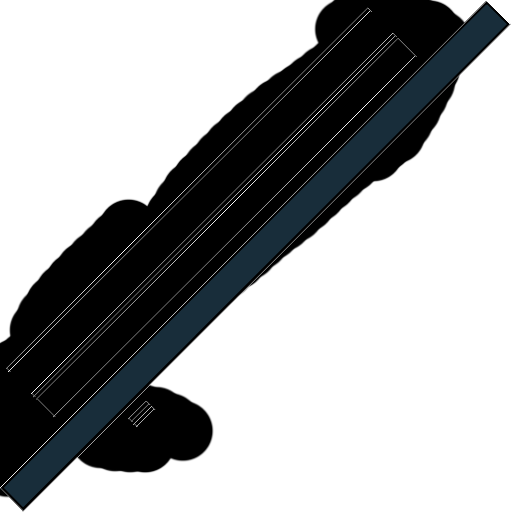
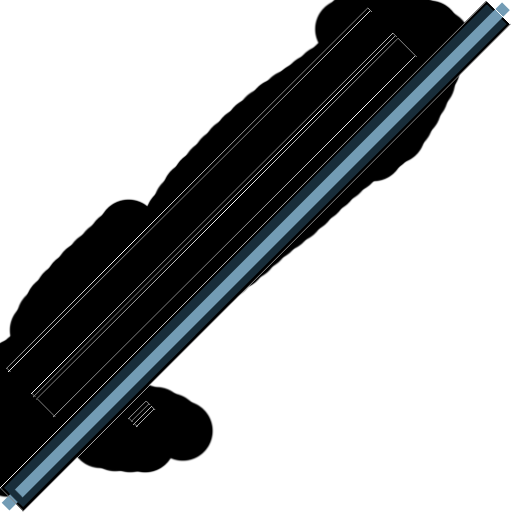
Comparing the layer stacks of the two w=512, h=512 images. Changes:
renamed "Layer 4 copy" to "Layer 5", painted on it over [4, 4, 507, 507]
added layer "Shape 1" in group "mat_metal_striplight.color" over [1, 2, 510, 511]
